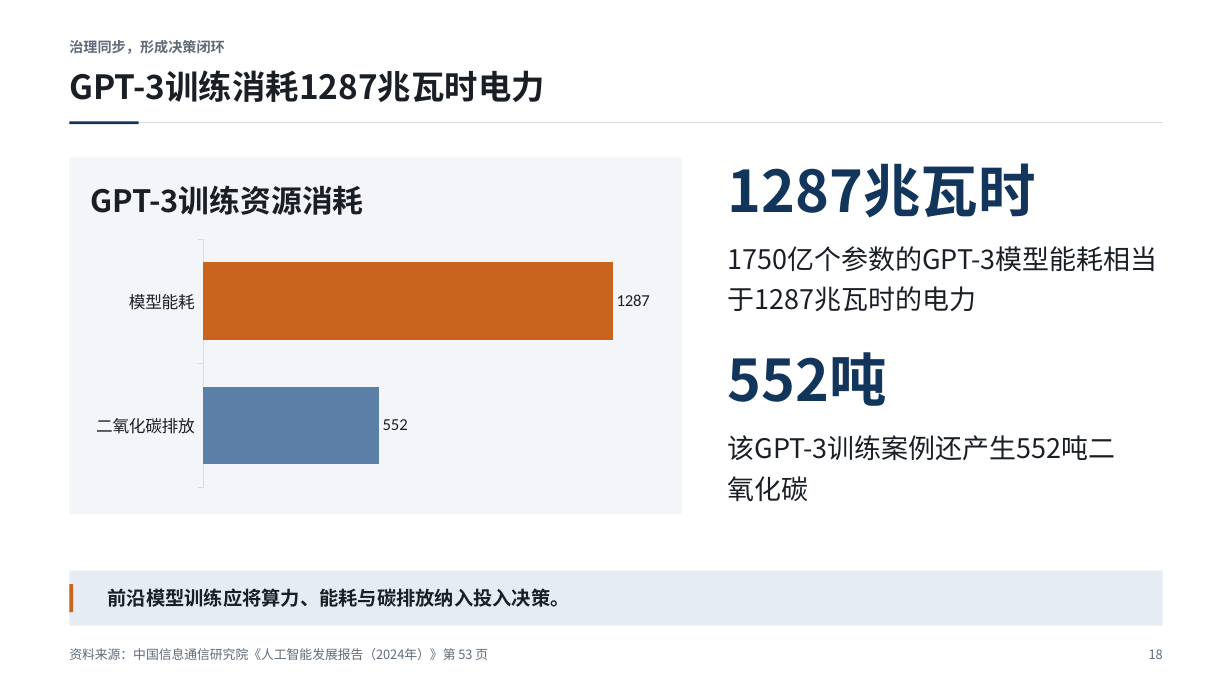
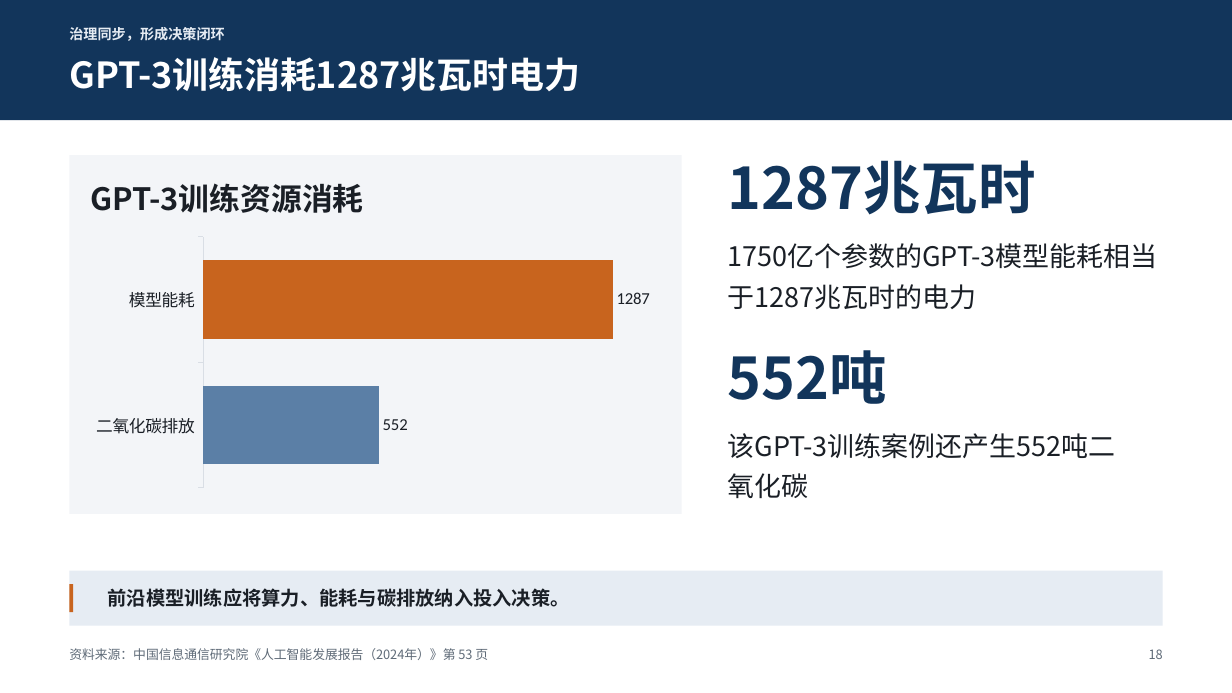
Before and after one commit to Liyilin66/ppt-agent, a slide deck: slide 18 of examples/caict-2024-sample.pptx. Drawn at 1232x693 pixels with LibreOffice and Linux fonts; fonts in the diff are those of the drawing. Boxes give left, top, right and bottom in pixels: in the first picture for what was removed or moved away, otherwise in the second. Text is boxed around its words. In the diff, an @@ line names an element or a change of style, - is before the commit and + after.

```diff
--- a/examples/caict-2024-sample.pptx
+++ b/examples/caict-2024-sample.pptx
@@ rectangle added at (0,0,1232,120), fill #12355B @@
@@ text "治理同步，形成决策闭环": place and size @@
-text "治理同步，形成决策闭环" at (69,40,225,54)
+text "治理同步，形成决策闭环" at (69,27,225,41)
@@ text "治理同步，形成决策闭环" at (69,27,225,41): text colour #5F6B78 to #E6ECF3 @@
@@ text "GPT-3训练消耗1287兆瓦时电力": place and size @@
-text "GPT-3训练消耗1287兆瓦时电力" at (69,70,544,102)
+text "GPT-3训练消耗1287兆瓦时电力" at (69,57,580,92)
@@ text "GPT-3训练消耗1287兆瓦时电力" at (69,57,580,92): size 26 to 28 pt, text colour #1A1F26 to #FFFFFF; line spacing 31.2pt to 33.6pt @@
@@ line removed from (69, 123) to (1163, 123) @@
@@ rectangle removed at (69,121,139,124) @@
```
Also in this commit, not shown: 10 other slides changed, 6 other files.
